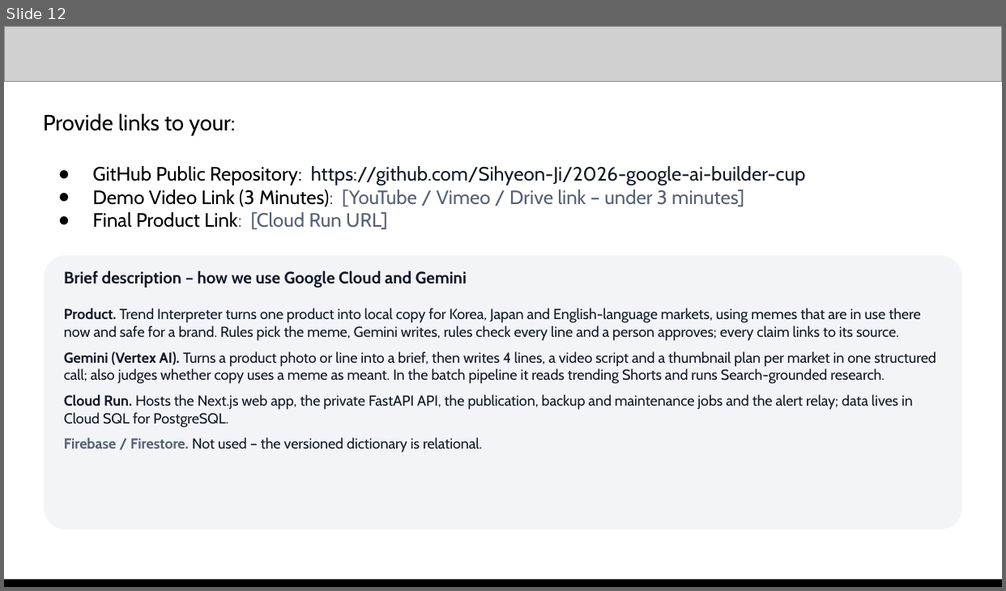
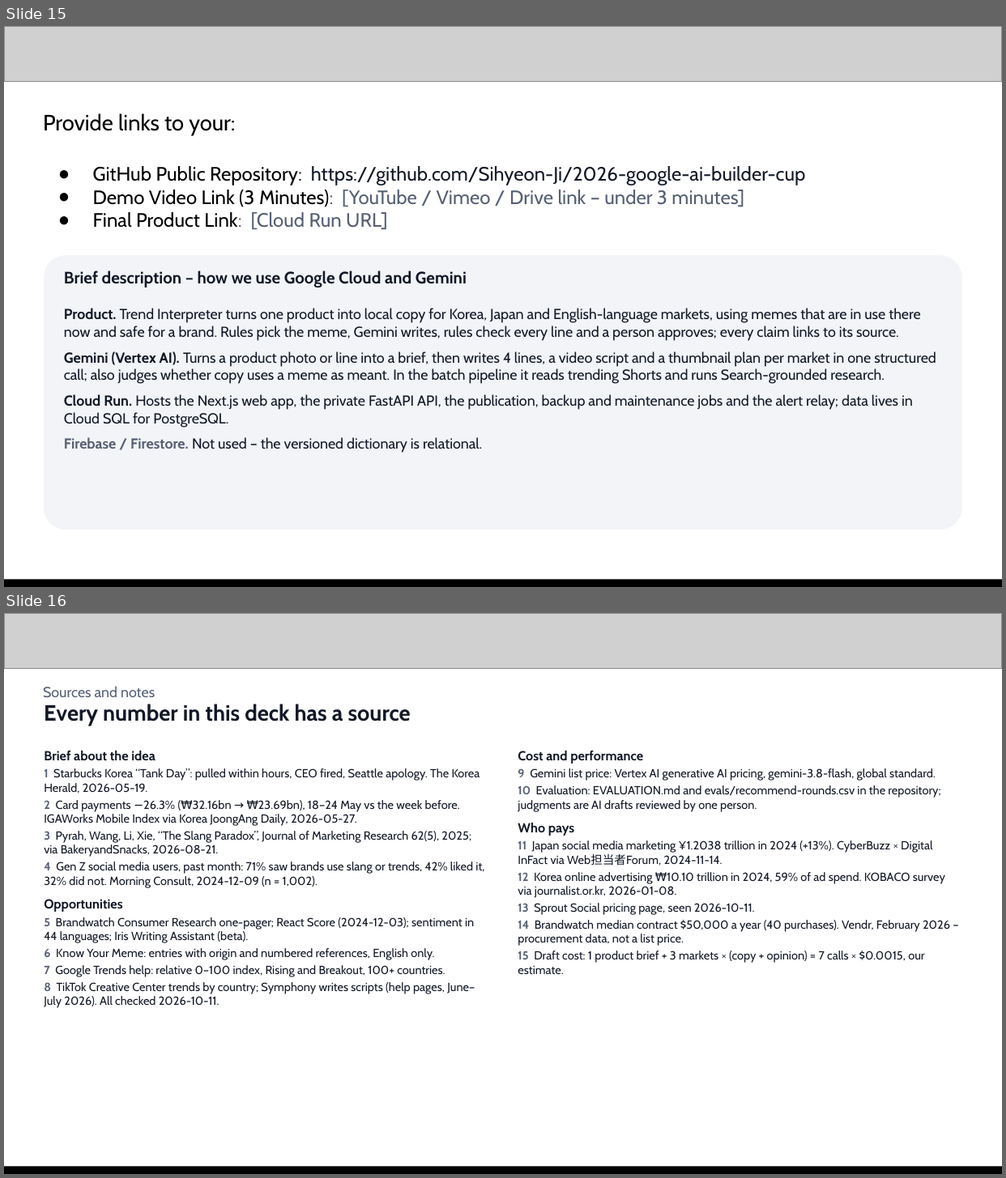
Before and after one commit to Sihyeon-Ji/trend-interpreter, a slide deck: docs/대회/제출/AI-Builder-Cup-제출-초안.pptx. Shown one above the other, each under a label of ours: slide 12 before the commit, slides 15 and 16 after it. The pictures are 1006x591 and 1006x1178 pixels, drawn with LibreOffice and Linux fonts; fonts in the diff are those of the drawing; grey boxes stand for pictures. Boxes give left, top, right and bottom in pixels: in the first picture for what was removed or moved away, otherwise in the second. Text is boxed around its words. In the diff, an @@ line names an element or a change of style, - is before the commit and + after.

Commit message:
docs: 덱 17쪽 보강(주장 제목·실명 비교표·성능 사례·사업성·출처)과 README 화면 사진·구조 그림
- 덱: 2~13쪽 주장 한 줄 제목, 3쪽 Brandwatch·Know Your Meme·Google Trends·TikTok Creative Center 비교표(공개 페이지 10-11 확인), 11쪽 규칙이 잡은 실제 판정 3건, 13쪽 사업성(근거 있는 숫자만, 원가는 추정 표시), 16쪽 번호 매긴 출처
- 2쪽 스타벅스 코리아 사례에 그 주 카드 결제액 −26%(IGAWorks) 추가
- README(영어·한국어): 대회·테마·팀, 링크 표, 운영 화면 5장(docs/images), 구조 그림
- EVALUATION.md 실행 방법과 회차별 집계 evals/recommend-rounds.csv

```diff
--- a/docs/대회/제출/AI-Builder-Cup-제출-초안.pptx
+++ b/docs/대회/제출/AI-Builder-Cup-제출-초안.pptx
@@ slide 16 added at (4,613,1002,1174), background #FFFFFF @@
@@ picture added at (4,613,1002,668) @@
@@ text added at (43,686,155,697), 10.5 pt, text #566074 @@
+Sources and notes
@@ text added at (44,704,411,726), 16 pt, text #121826, bold @@
+Every number in this deck has a source
@@ text added at (44,750,484,1008), 8.5 pt, text #121826 @@
+Brief about the idea
+1 Starbucks Korea “Tank Day”: pulled within hours, CEO fired, Seattle apology. The Korea Herald, 2026-05-19.
+2 Card payments −26.3% (₩32.16bn → ₩23.69bn), 18–24 May vs the week before. IGAWorks Mobile Index via Korea JoongAng Daily, 2026-05-27.
+3 Pyrah, Wang, Li, Xie, “The Slang Paradox”, Journal of Marketing Research 62(5), 2025; via BakeryandSnacks, 2026-08-21.
+4 Gen Z social media users, past month: 71% saw brands use slang or trends, 42% liked it, 32% did not. Morning Consult, 2024-12-09 (n = 1,002).
+Opportunities
+5 Brandwatch Consumer Research one-pager; React Score (2024-12-03); sentiment in 44 languages; Iris Writing Assistant (beta).
+6 Know Your Meme: entries with origin and numbered references, English only.
+7 Google Trends help: relative 0–100 index, Rising and Breakout, 100+ countries.
+8 TikTok Creative Center trends by country; Symphony writes scripts (help pages, June–July 2026). All checked 2026-10-11.
@@ text added at (518,750,950,974), 8.5 pt, text #121826 @@
+Cost and performance
+9 Gemini list price: Vertex AI generative AI pricing, gemini-3.8-flash, global standard.
+10 Evaluation: EVALUATION.md and evals/recommend-rounds.csv in the repository; judgments are AI drafts reviewed by one person.
+Who pays
+11 Japan social media marketing ¥1.2038 trillion in 2024 (+13%). CyberBuzz × Digital InFact via Web担当者Forum, 2024-11-14.
+12 Korea online advertising ₩10.10 trillion in 2024, 59% of ad spend. KOBACO survey via journalist.or.kr, 2026-01-08.
+13 Sprout Social pricing page, seen 2026-10-11.
+14 Brandwatch median contract $50,000 a year (40 purchases). Vendr, February 2026 – procurement data, not a list price.
+15 Draft cost: 1 product brief + 3 markets × (copy + opinion) = 7 calls × $0.0015, our estimate.
@@ picture added at (4,1169,1002,1174) @@
@@ rectangle added at (4,1167,1002,1174), fill #000000 @@
@@ what was slide 12 is now slide 15 @@
```
Also in this commit, not shown: 11 slides changed, 2 other slides added, 13 other files.
